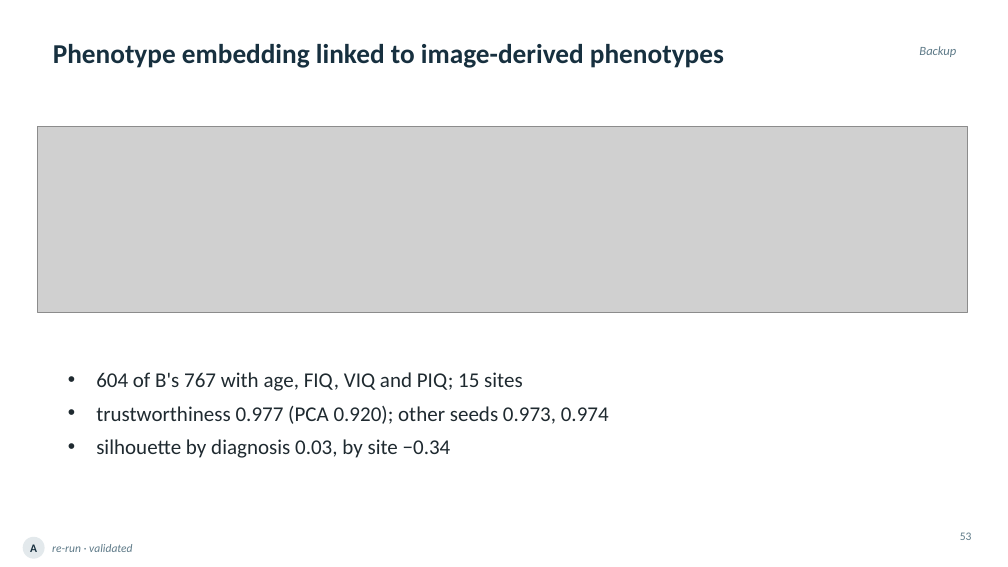
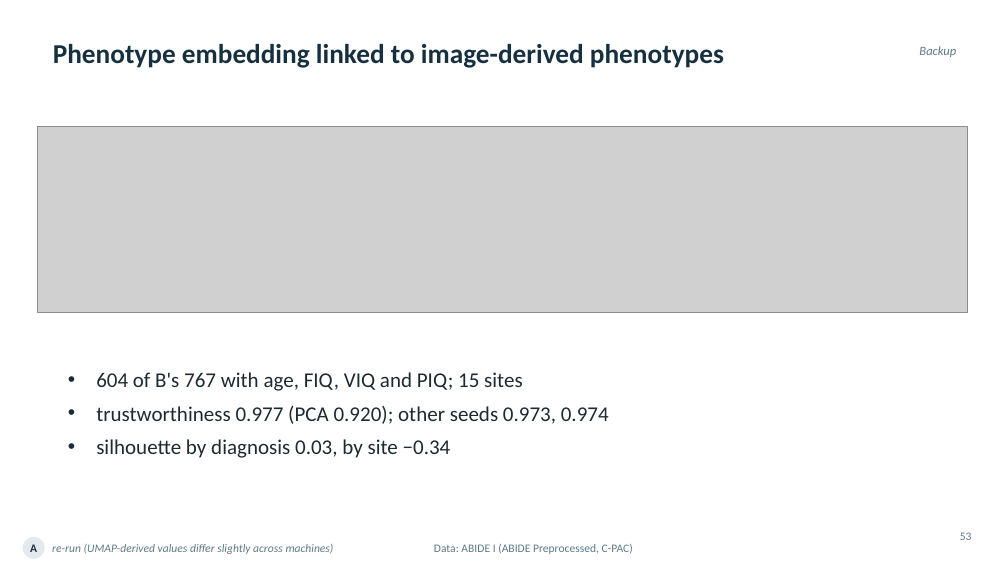
Before and after one commit to ReproNim/llm-workshop-kg, a slide deck: slide 53 of slides/Knowledge_Graphs_Skills_Neuroimaging_v4.pptx. Drawn at 1008x567 pixels with LibreOffice and Linux fonts; fonts in the diff are those of the drawing; grey boxes stand for pictures. Boxes give left, top, right and bottom in pixels: in the first picture for what was removed or moved away, otherwise in the second. Text is boxed around its words. In the diff, an @@ line names an element or a change of style, - is before the commit and + after.

```diff
--- a/slides/Knowledge_Graphs_Skills_Neuroimaging_v4.pptx
+++ b/slides/Knowledge_Graphs_Skills_Neuroimaging_v4.pptx
@@ text at bbox=[52, 544, 334, 554]: text changed @@
-re-run · validated
+re-run (UMAP-derived values differ slightly across machines)
@@ text added at bbox=[434, 544, 633, 554], 11 pt, text #5E7A88 @@
+Data: ABIDE I (ABIDE Preprocessed, C-PAC)
```
Also in this commit, not shown: 53 other slides changed, 2 slides added, 2 slides removed, 1 other file.
